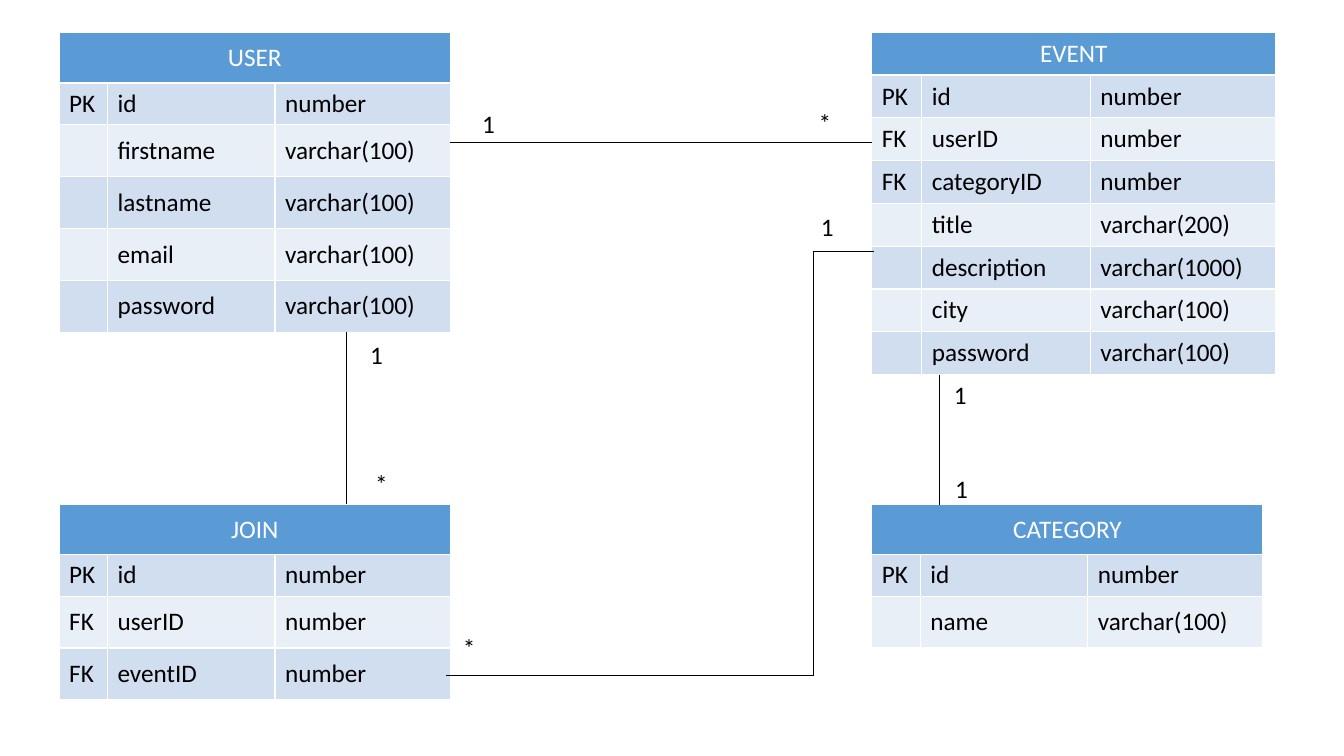
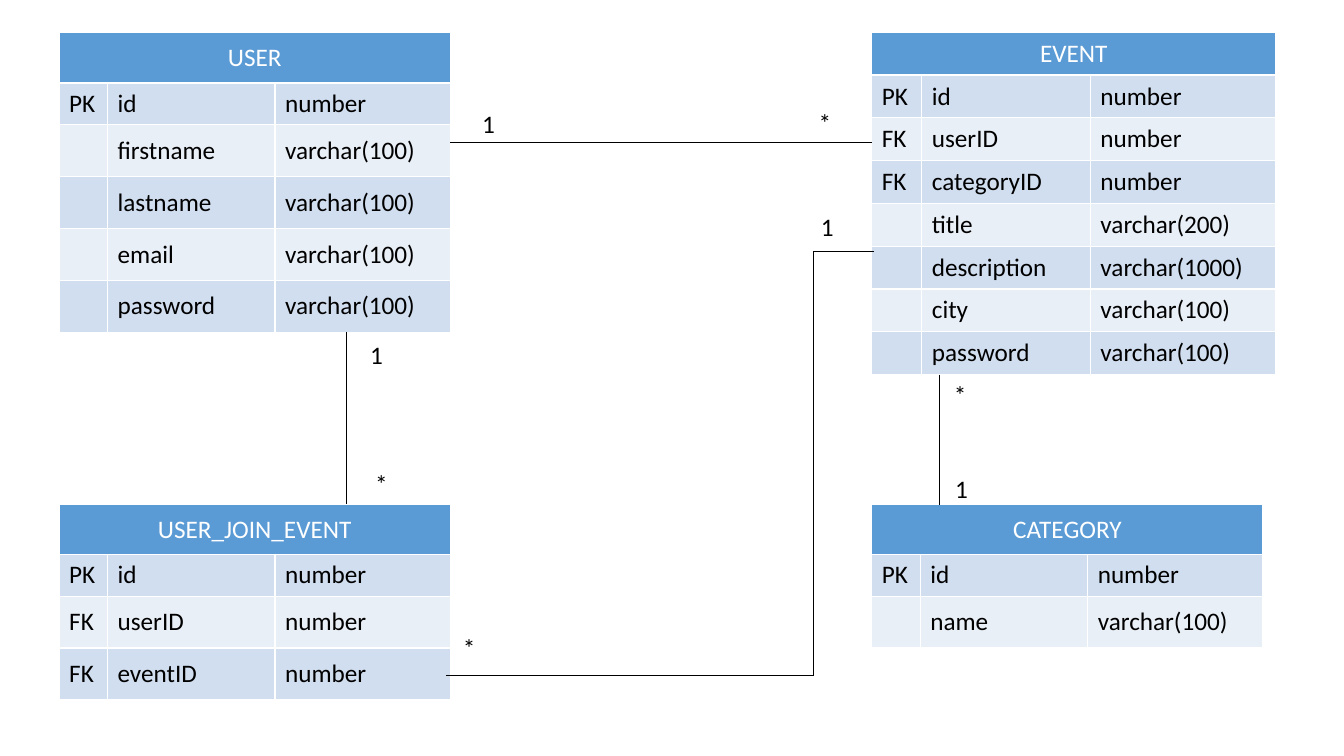
Before and after one commit to pnc-virtual-company/2021-G8-V2-PART1, a slide deck: slide 2 of docs/ER-DIAGRAM.pptx. Drawn at 1344x756 pixels with LibreOffice and Linux fonts; fonts in the diff are those of the drawing. Boxes give left, top, right and bottom in pixels: in the first picture for what was removed or moved away, otherwise in the second. Text is boxed around its words. In the diff, an @@ line names an element or a change of style, - is before the commit and + after.

```diff
--- a/docs/ER-DIAGRAM.pptx
+++ b/docs/ER-DIAGRAM.pptx
@@ text at <box>954,387,967,404</box>: text changed @@
-1
+*
@@ table at <box>59,504,451,700</box> @@
-row 1, column 1: JOIN
+row 1, column 1: USER_JOIN_EVENT
```
Also in this commit, not shown: 1 other file.
